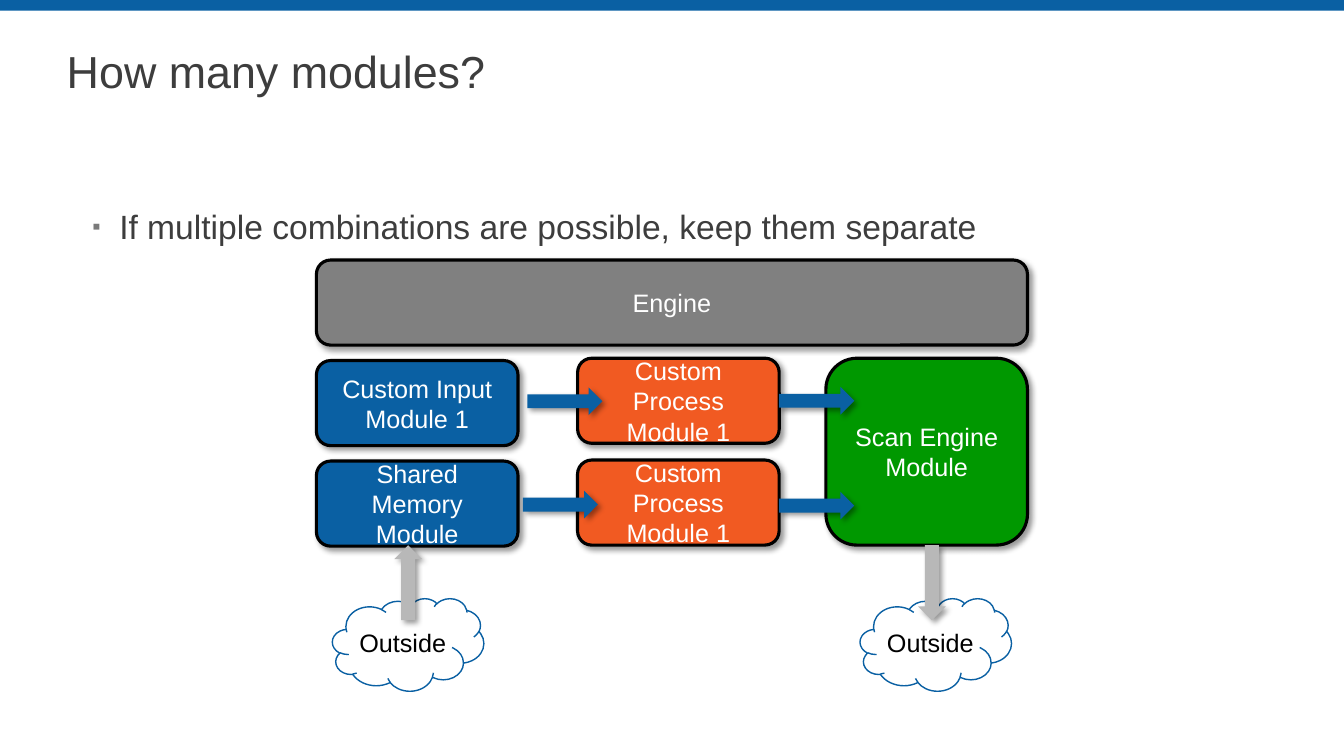
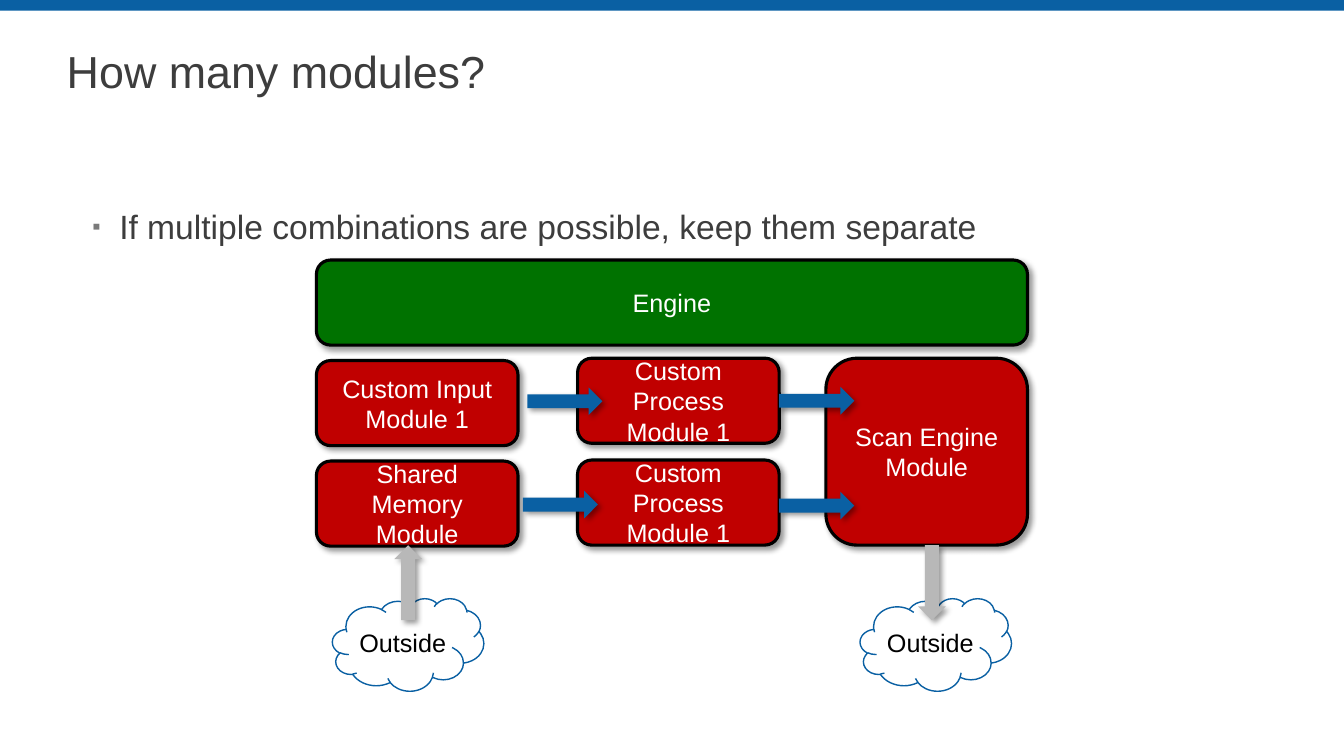
Before and after one commit to LabVIEW-DCAF/Documentation, a slide deck: slide 7 of Trunk/Getting Started Material/DCAF Training/4 Designing an application with DCAF.pptx. Drawn at 1344x756 pixels with LibreOffice and Linux fonts; fonts in the diff are those of the drawing; background and template pictures are left out. Boxes give left, top, right and bottom in pixels: in the first picture for what was removed or moved away, otherwise in the second. Text is boxed around its words. In the diff, an @@ line names an element or a change of style, - is before the commit and + after.

Commit message:
Working on ensuring diagram consistency
Went through many of the slide decks to ensure diagrams were consistent. Now they use similar color schemes, use PPT instead of Draw.IO. Also cleaned up the templates from the slide decks.

```diff
--- a/Trunk/Getting Started Material/DCAF Training/4 Designing an application with DCAF.pptx
+++ b/Trunk/Getting Started Material/DCAF Training/4 Designing an application with DCAF.pptx
@@ rounded rectangle "Engine" at [317,260,1027,345]: fill #808080 to #007200 @@
@@ rounded rectangle "Custom Process Module 1" at [578,358,779,443]: fill #F15A22 to #C00000 @@
@@ rounded rectangle "Scan Engine Module" at [826,358,1027,544]: fill #009800 to #C00000 @@
@@ rounded rectangle "Custom Input Module 1" at [317,361,518,446]: fill #0A60A3 to #C00000 @@
@@ rounded rectangle "Shared Memory Module" at [317,461,518,545]: fill #0A60A3 to #C00000 @@
@@ rounded rectangle "Custom Process Module 1" at [578,460,779,544]: fill #F15A22 to #C00000 @@
```
Also in this commit, not shown: 3 other slides changed, 1 slide removed, 3 other files.
